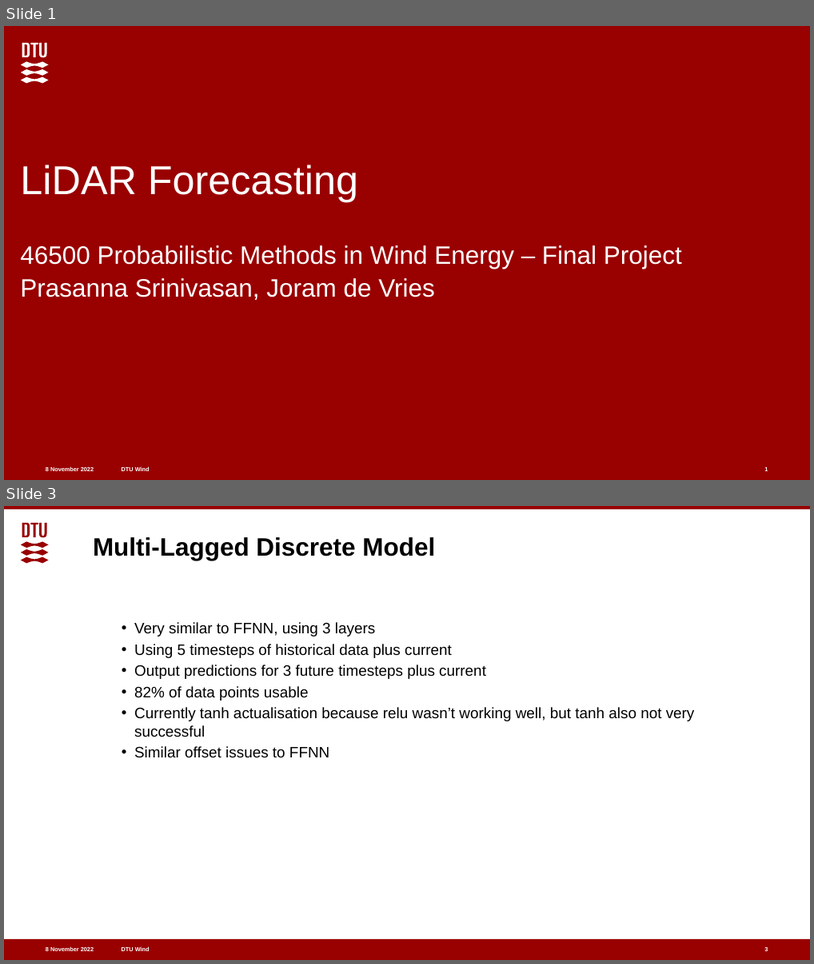
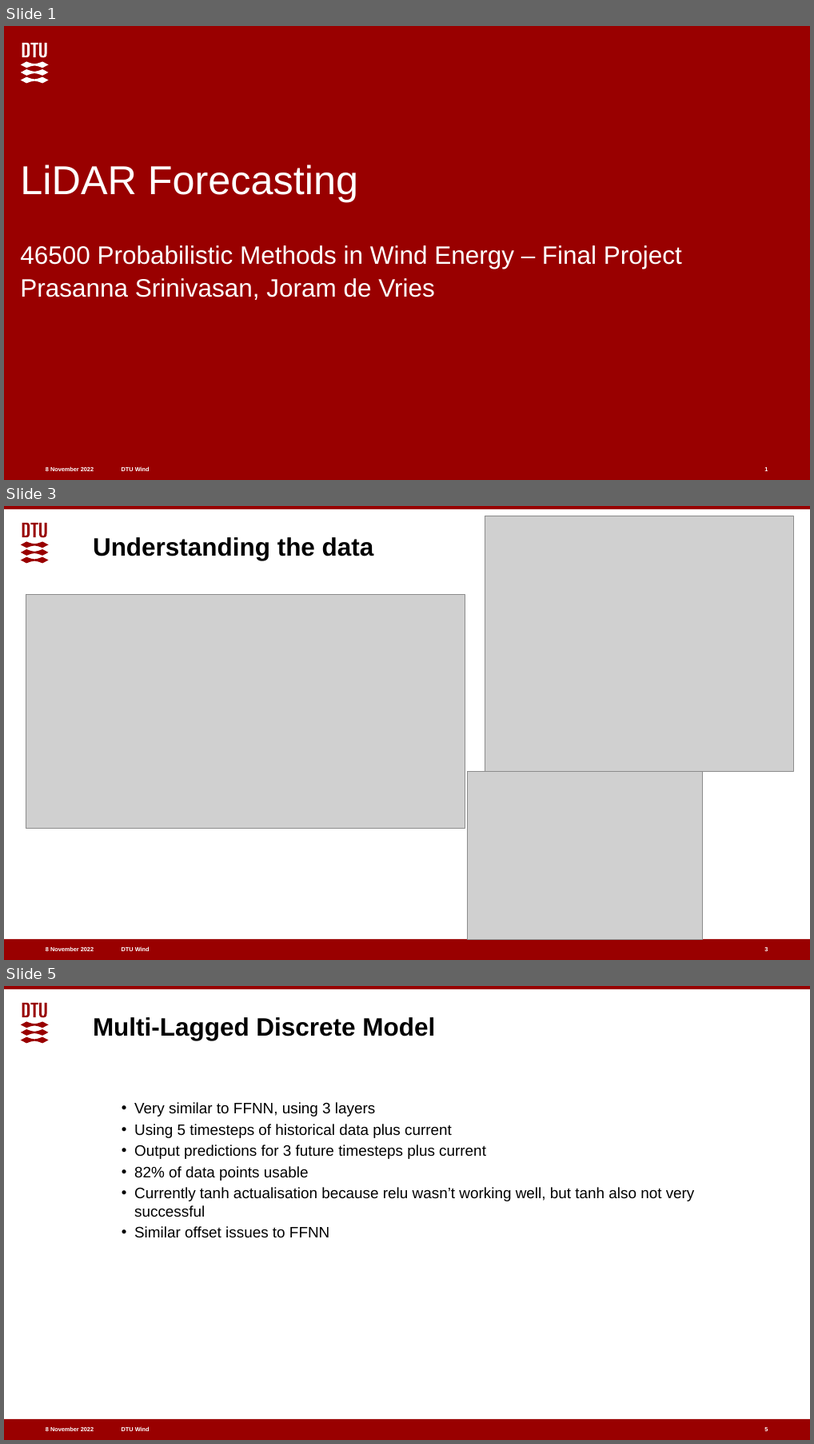
Before and after one commit to joramdevries/ProbabilisticMethods, a slide deck: Final_Project/FeedbackPresentation.pptx. Shown one above the other, each under a label of ours: slides 1 and 3 before the commit, slides 1, 3 and 5 after it; the slides between them are not shown. The pictures are 814x964 and 814x1444 pixels, drawn with LibreOffice and Linux fonts; fonts in the diff are those of the drawing; grey boxes stand for pictures. Boxes give left, top, right and bottom in pixels: in the first picture for what was removed or moved away, otherwise in the second. Text is boxed around its words. In the diff, an @@ line names an element or a change of style, - is before the commit and + after.

```diff
--- a/Final_Project/FeedbackPresentation.pptx
+++ b/Final_Project/FeedbackPresentation.pptx
@@ slide 3 added at <box>4,506,810,960</box>, background #FFFFFF; not listed: 5 template elements that a slide beside it also shows @@
@@ picture added at <box>486,516,794,771</box> @@
@@ title added at <box>93,537,374,560</box>, 30 pt, text #000000, bold @@
+Understanding the data
@@ picture added at <box>26,595,466,828</box> @@
@@ picture added at <box>467,771,702,939</box> @@
@@ page number added at <box>765,946,768,952</box>, 7 pt, text #FFFFFF, bold @@
+3
@@ what was slide 3 is now slide 5 @@
```
Also in this commit, not shown: 1 slide changed, 1 other slide added, 2 other files.
